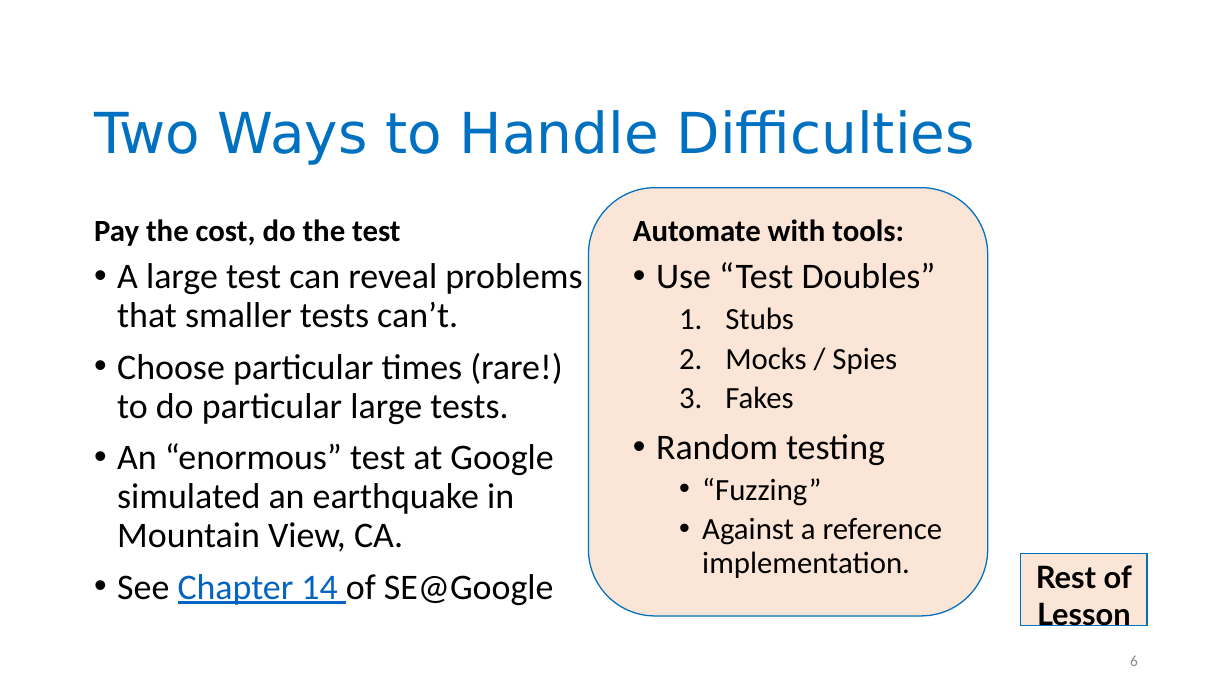
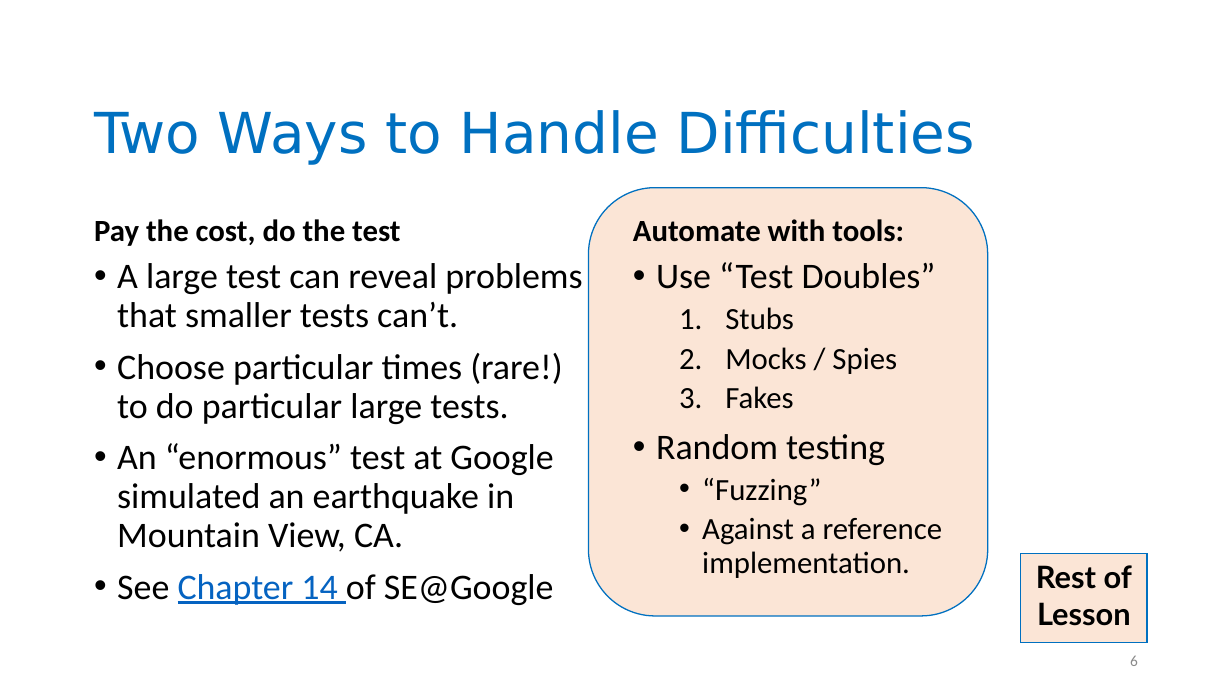
Before and after one commit to neu-se/CS4530-Spring-2022, a slide deck: slide 6 of Slides/Lesson 5.3 Testing Systems.pptx. Drawn at 1232x693 pixels with LibreOffice and Linux fonts; fonts in the diff are those of the drawing. Boxes give left, top, right and bottom in pixels: in the first picture for what was removed or moved away, otherwise in the second. Text is boxed around its words. In the diff, an @@ line names an element or a change of style, - is before the commit and + after.

```diff
--- a/Slides/Lesson 5.3 Testing Systems.pptx
+++ b/Slides/Lesson 5.3 Testing Systems.pptx
@@ rectangle "Rest of": place and size @@
-rectangle "Rest of" at (1021, 554, 1148, 626)
+rectangle "Rest of" at (1021, 554, 1148, 642)
```
Also in this commit, not shown: 6 other slides changed, 4 slides added.
